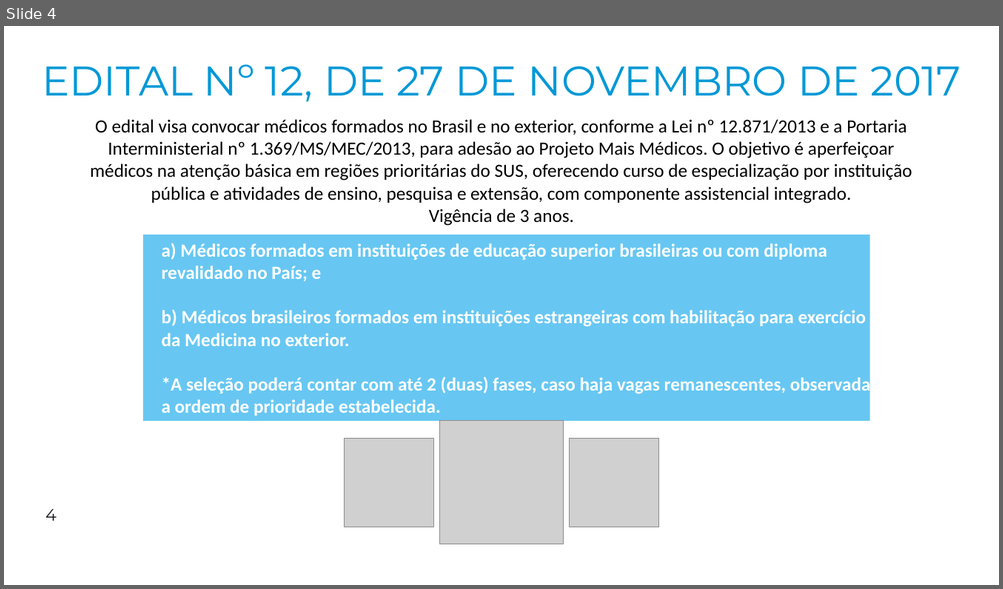
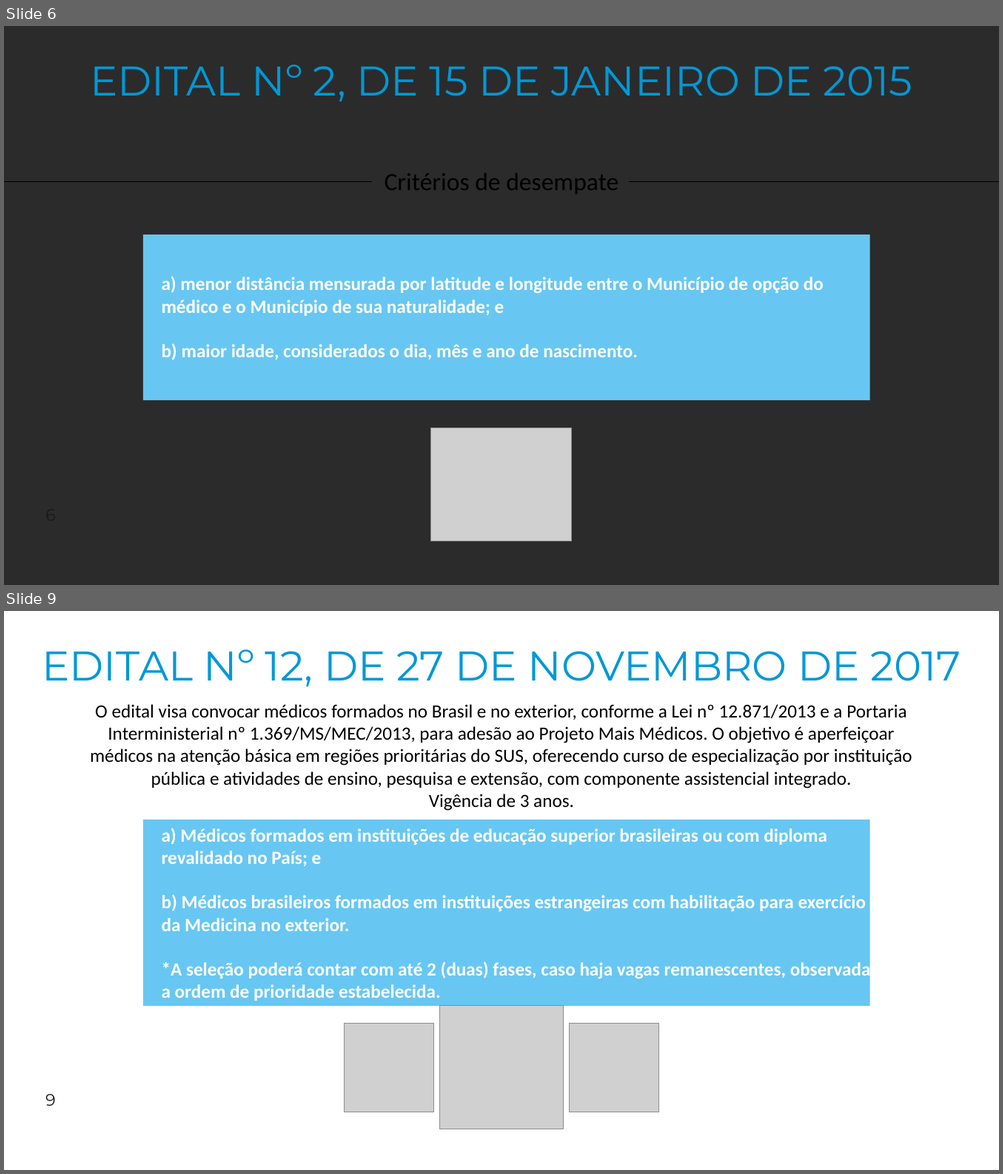
Before and after one commit to 4lefSantos/sa_maismedicos, a slide deck: 01_dados/Programa Mais Médicos.pptx. Shown one above the other, each under a label of ours: slide 4 before the commit, slides 6 and 9 after it; the slides between them are not shown. The pictures are 1003x589 and 1003x1174 pixels, drawn with LibreOffice and Linux fonts; fonts in the diff are those of the drawing; grey boxes stand for pictures; background and template pictures are left out; a plain dark background stands for a picture behind light text. Boxes give left, top, right and bottom in pixels: in the first picture for what was removed or moved away, otherwise in the second. Text is boxed around its words. In the diff, an @@ line names an element or a change of style, - is before the commit and + after.

```diff
--- a/01_dados/Programa Mais Médicos.pptx
+++ b/01_dados/Programa Mais Médicos.pptx
@@ slide 6 added at (4,26,999,585), background picture (left out) @@
@@ title added at (90,64,913,101), 40 pt, text #0098D6 @@
+EDITAL Nº 2, DE 15 DE JANEIRO DE 2015
@@ text added at (384,173,618,194), 24 pt, text #000000 @@
+Critérios de desempate
@@ line added from (373, 181) to (4, 181), #000000 0.5 pt @@
@@ line added from (999, 181) to (629, 181), #000000 0.5 pt @@
@@ rectangle added at (143,235,870,400), fill #67C7F2 @@
@@ text added at (162,276,823,360), 18 pt, text #FFFFFF, bold @@
+a) menor distância mensurada por latitude e longitude entre o Município de opção do médico e o Município de sua naturalidade; e
+b) maior idade, considerados o dia, mês e ano de nascimento.
@@ picture added at (431,428,571,542) @@
@@ page number added at (38,500,262,531), 16 pt, text #18191E @@
+6
@@ what was slide 4 is now slide 9 @@
@@ page number at (45,1094,56,1106): text changed @@
-4
+9
```
Also in this commit, not shown: 1 slide changed, 4 other slides added, 1 other file.
